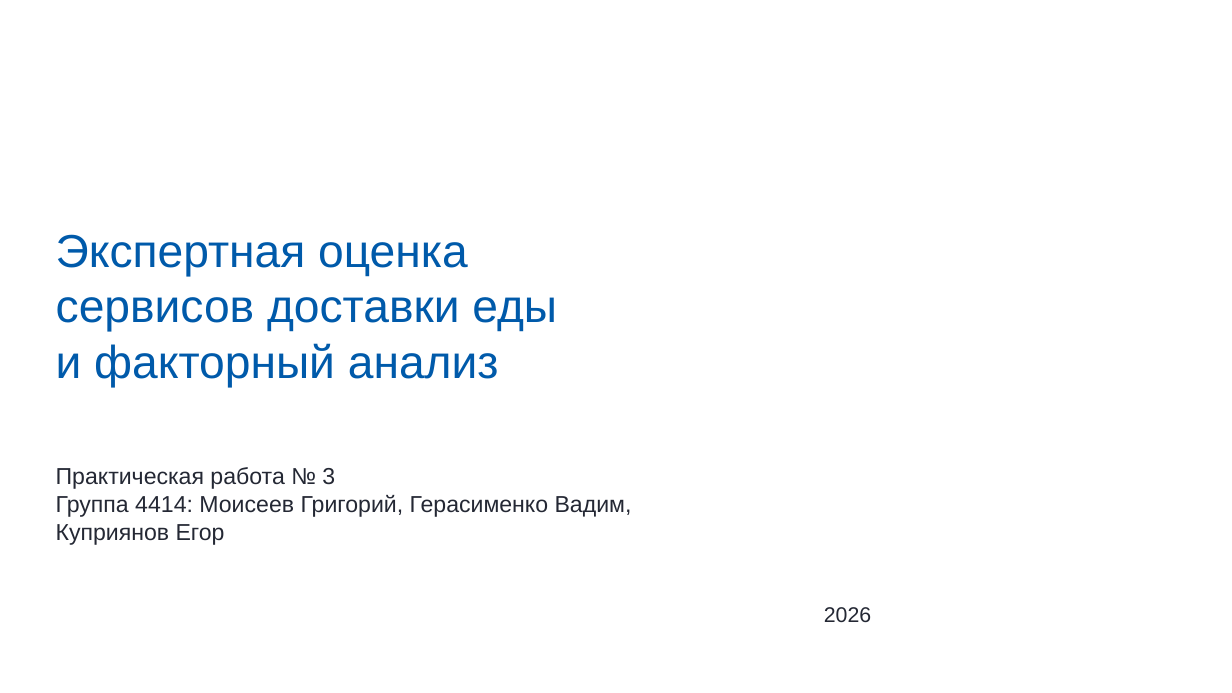
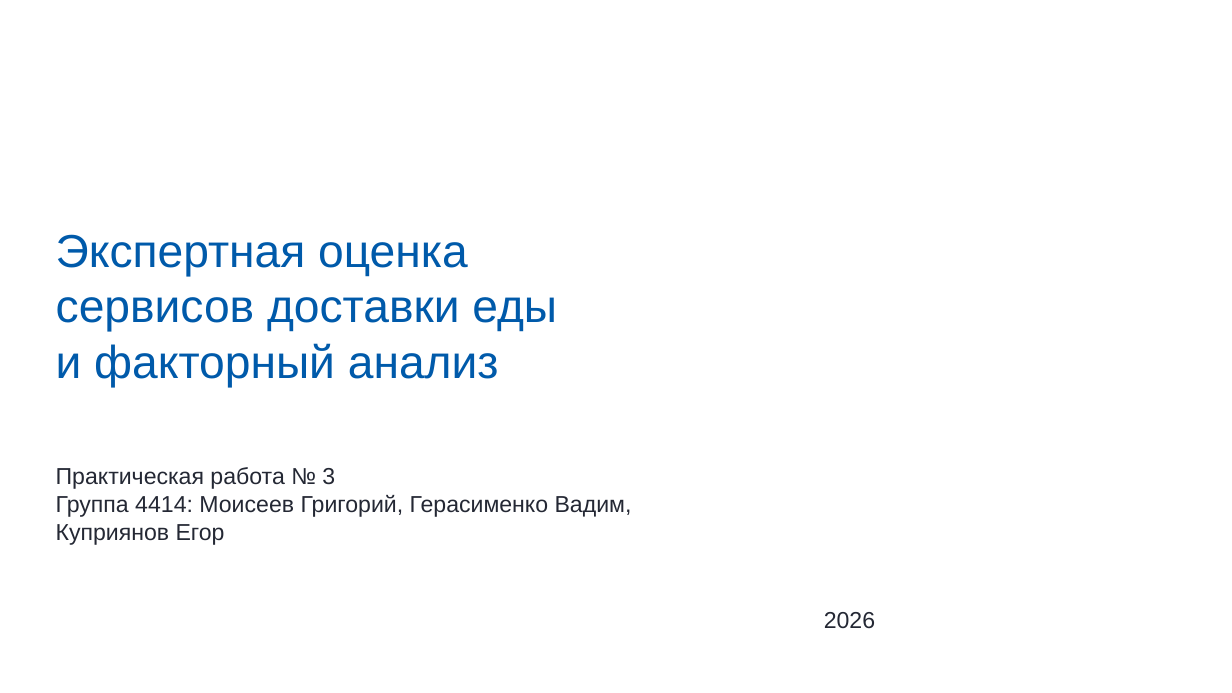
Before and after one commit to Echways/SPoI, a slide deck: slide 1 of lab-3/presentation/Presentation.pptx. Drawn at 1232x693 pixels with LibreOffice and Linux fonts; fonts in the diff are those of the drawing; background and template pictures are left out. Boxes give left, top, right and bottom in pixels: in the first picture for what was removed or moved away, otherwise in the second. Text is boxed around its words. In the diff, an @@ line names an element or a change of style, - is before the commit and + after.

```diff
--- a/lab-3/presentation/Presentation.pptx
+++ b/lab-3/presentation/Presentation.pptx
@@ text "2026" at box(824, 612, 875, 628): size 16.6 to 18 pt; line spacing 0.8 to 1 @@
```
Also in this commit, not shown: 9 other slides changed.
